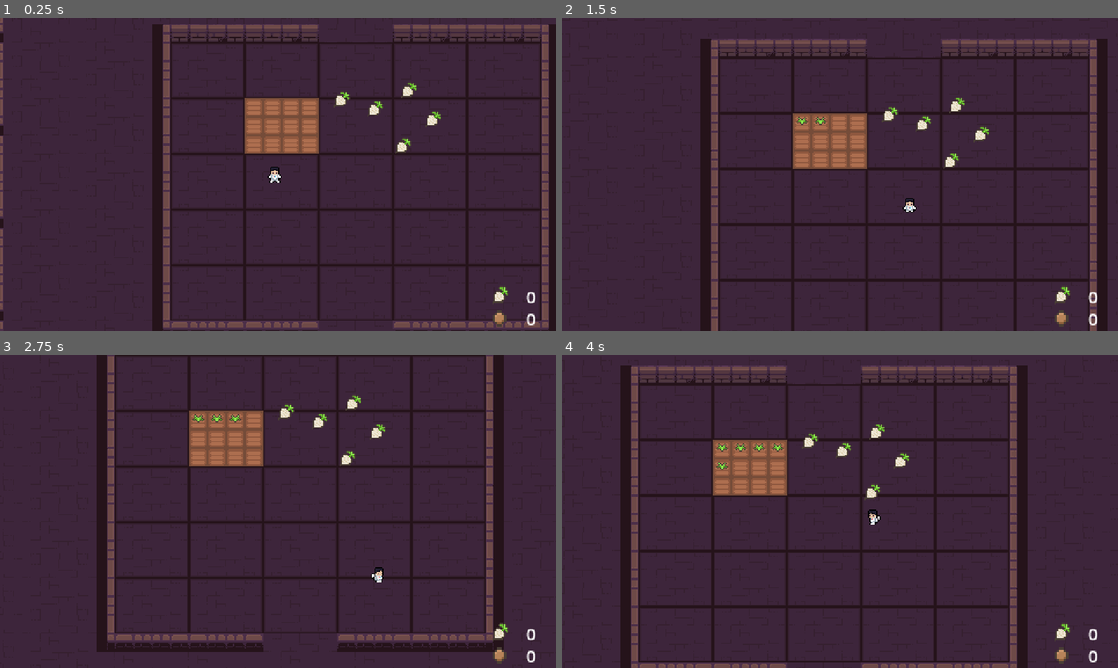
Above: before the commit, frames 1-4 (two rows, left to right).
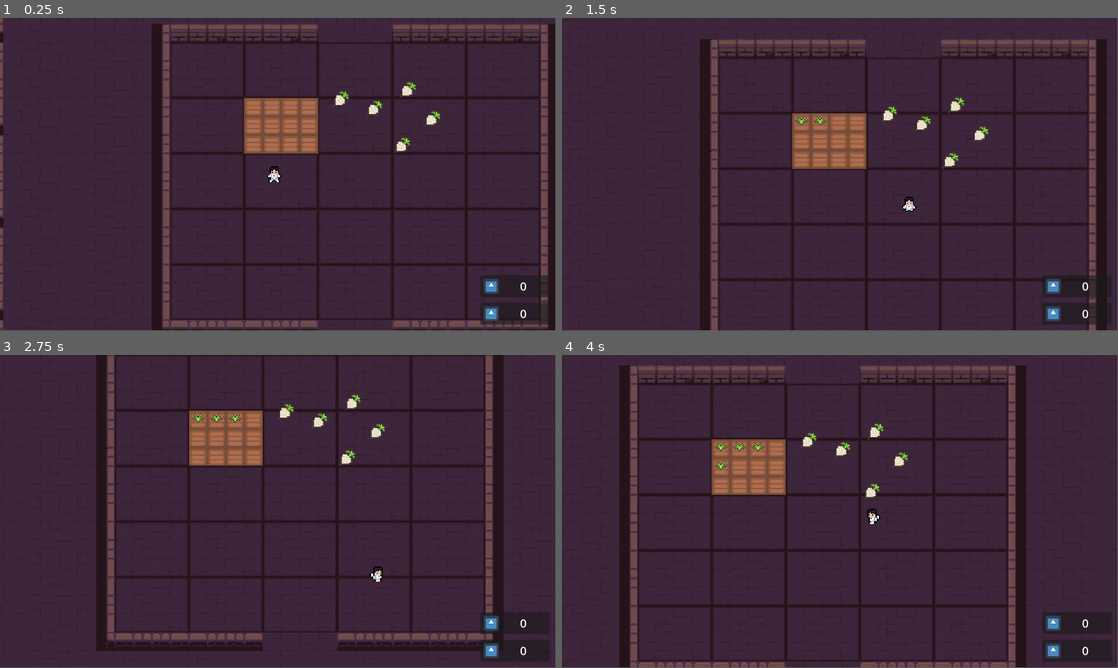
Above: after the commit, the same moments.

Repository: Saj-Hoque/MissionSpud
Game: Godot game, scene res://World/world.tscn
Same seed, same stepped clock (60 frames per second), same inputs: the game is played once before the commit and once after it. The engine's default icon, where the game draws it, is replaced by a stand-in: a white triangle on a blue panel in a dark square.
Inputs (mouse positions are in pixels of both pictures, inside the frame that each line leads up to):
- Up to frame 1 (0.25 s): no input
- Up to frame 2 (1.5 s): move the mouse to (812, 108) at 0.52 s; hold D (right) 0.53-1.28 s; click (812, 108) at 0.6 s; move the mouse to (828, 121) at 1.27 s; hold S (down) from 1.28 s (still down); click (828, 121) at 1.35 s
- Up to frame 3 (2.75 s): move the mouse to (261, 445) at 2.02 s; release S (down) at 2.03 s; hold D (right) from 2.03 s (still down); click (261, 445) at 2.1 s
- Up to frame 4 (4 s): move the mouse to (812, 420) at 2.77 s; release D (right) at 2.78 s; hold W (up) 2.78-3.53 s; click (812, 420) at 2.85 s; move the mouse to (728, 448) at 3.52 s; hold A (left) from 3.53 s (still down); click (728, 448) at 3.6 s
The window is 800x450 before the commit and 799x449 after it. Grey fills any space a smaller window leaves; there, only what the larger window draws over its background counts as a difference.

The runs differ from the first frame. In frame 1, 3.3% of the frame differs, in the area x 0-100%, y 0-100%; in frame 2, 2.3%; in frame 3, 2.6%; in frame 4, 4.8%, in the area x 10-99%, y 3-100%.

Commit message:
update resource ui hud to use containers

Diff:
--- a/Player/player.tscn
+++ b/Player/player.tscn
@@ -227,6 +227,7 @@
 shape = SubResource("RectangleShape2D_o5gh0")
 
 [node name="Camera2D" type="Camera2D" parent="."]
+zoom = Vector2(4, 4)
 process_callback = 0
 limit_left = -176
 limit_top = -80
--- /dev/null
+++ b/World/UI.gd
@@ -0,0 +1,9 @@
+extends CanvasLayer
+
+@onready var potatoCounter = $resourceMargin/resourceContainer/potatoPanel/potatoMargin/potato/potatoCounter
+@onready var scrapCounter = $resourceMargin/resourceContainer/scrapPanel/scrapMargin/scrap/scrapCounter
+
+# Called every frame. 'delta' is the elapsed time since the previous frame.
+func _process(delta):
+	potatoCounter.text = (str(Global.potatoCount))
+	scrapCounter.text = (str(Global.scrapCount))
--- a/World/world.gd
+++ b/World/world.gd
@@ -1,18 +1,13 @@
 extends Node2D
 
 @onready var scraps = get_node("/root/world/scraps")
-@onready var potatoCounter = $UI/potatoCounter
-@onready var scrapCounter = $UI/scrapCounter
-
 @onready var scrapArea = $scrapSpawnZone/area
 @onready var scrapAreaDims = scrapArea.shape.extents
 @onready var scrapAreaOrigin = scrapArea.global_position - scrapAreaDims
-
 var scrap_scene = preload("res://Resources/scrap.tscn")
 
 func _process(delta):
-	potatoCounter.text = (str(Global.potatoCount))
-	scrapCounter.text = (str(Global.scrapCount))
+	pass
 
 func update_potato_counter(value):
 		Global.potatoCount += value
--- a/World/world.tscn
+++ b/World/world.tscn
@@ -3,37 +3,17 @@
 [ext_resource type="Script" path="res://World/world.gd" id="1_2hjtr"]
 [ext_resource type="Texture2D" uid="uid://c6r5s3ier17mg" path="res://2D Pixel Dungeon Asset Pack/character and tileset/Dungeon_Tileset.png" id="1_nikri"]
 [ext_resource type="PackedScene" uid="uid://cwjgbr46fplpk" path="res://Player/player.tscn" id="2_3crqb"]
-[ext_resource type="Texture2D" uid="uid://de8l32i6b372a" path="res://Planting/farmingTilesheetComplete.png" id="4_6qidl"]
+[ext_resource type="Script" path="res://World/UI.gd" id="2_8kypo"]
+[ext_resource type="Texture2D" uid="uid://daypfjk1qk35d" path="res://icon.svg" id="2_ax6na"]
 [ext_resource type="PackedScene" uid="uid://c2w1y1o2ytso2" path="res://Planting/plot.tscn" id="4_x37oa"]
 [ext_resource type="PackedScene" uid="uid://cvw37g4bvtwas" path="res://Resources/potato.tscn" id="6_1nlxy"]
 [ext_resource type="PackedScene" uid="uid://dvxd414fn2c67" path="res://Resources/scrap.tscn" id="6_wvjoc"]
 
-[sub_resource type="AtlasTexture" id="AtlasTexture_ablod"]
-atlas = ExtResource("4_6qidl")
-region = Rect2(80, 48, 16, 16)
-
-[sub_resource type="AtlasTexture" id="AtlasTexture_klhby"]
-atlas = ExtResource("4_6qidl")
-region = Rect2(96, 32, 16, 16)
-
-[sub_resource type="SpriteFrames" id="SpriteFrames_w4xf3"]
-animations = [{
-"frames": [{
-"duration": 1.0,
-"texture": SubResource("AtlasTexture_ablod")
-}],
-"loop": true,
-"name": &"potato",
-"speed": 0.0
-}, {
-"frames": [{
-"duration": 1.0,
-"texture": SubResource("AtlasTexture_klhby")
-}],
-"loop": true,
-"name": &"scrap",
-"speed": 5.0
-}]
+[sub_resource type="SystemFont" id="SystemFont_oe71b"]
+font_names = PackedStringArray("Cooper")
+
+[sub_resource type="Theme" id="Theme_8aapv"]
+default_font = SubResource("SystemFont_oe71b")
 
 [sub_resource type="TileSetAtlasSource" id="TileSetAtlasSource_7dfma"]
 texture = ExtResource("1_nikri")
@@ -368,38 +348,82 @@
 script = ExtResource("1_2hjtr")
 
 [node name="UI" type="CanvasLayer" parent="."]
-
-[node name="potatoCounter" type="Label" parent="UI"]
-offset_left = 437.0
-offset_top = 229.0
-offset_right = 480.0
-offset_bottom = 251.0
-theme_override_font_sizes/font_size = 15
+script = ExtResource("2_8kypo")
+
+[node name="resourceMargin" type="MarginContainer" parent="UI"]
+anchors_preset = 3
+anchor_left = 1.0
+anchor_top = 1.0
+anchor_right = 1.0
+anchor_bottom = 1.0
+offset_left = -271.0
+offset_top = -194.0
+grow_horizontal = 0
+grow_vertical = 0
+theme = SubResource("Theme_8aapv")
+theme_override_constants/margin_left = 20
+theme_override_constants/margin_top = 20
+theme_override_constants/margin_right = 20
+theme_override_constants/margin_bottom = 20
+
+[node name="resourceContainer" type="GridContainer" parent="UI/resourceMargin"]
+layout_mode = 2
+theme_override_constants/v_separation = 20
+
+[node name="potatoPanel" type="PanelContainer" parent="UI/resourceMargin/resourceContainer"]
+layout_mode = 2
+
+[node name="potatoMargin" type="MarginContainer" parent="UI/resourceMargin/resourceContainer/potatoPanel"]
+layout_mode = 2
+theme_override_constants/margin_left = 10
+theme_override_constants/margin_top = 10
+theme_override_constants/margin_right = 10
+theme_override_constants/margin_bottom = 10
+
+[node name="potato" type="HBoxContainer" parent="UI/resourceMargin/resourceContainer/potatoPanel/potatoMargin"]
+layout_mode = 2
+alignment = 1
+
+[node name="potatoIcon" type="TextureRect" parent="UI/resourceMargin/resourceContainer/potatoPanel/potatoMargin/potato"]
+layout_mode = 2
+texture = ExtResource("2_ax6na")
+expand_mode = 3
+stretch_mode = 5
+
+[node name="potatoCounter" type="Label" parent="UI/resourceMargin/resourceContainer/potatoPanel/potatoMargin/potato"]
+custom_minimum_size = Vector2(160, 0)
+layout_mode = 2
+theme_override_font_sizes/font_size = 40
 text = "0"
 horizontal_alignment = 1
 vertical_alignment = 1
 
-[node name="potatoIcon" type="AnimatedSprite2D" parent="UI"]
-position = Vector2(432, 239)
-scale = Vector2(1.03467, 1.08545)
-sprite_frames = SubResource("SpriteFrames_w4xf3")
-animation = &"potato"
-
-[node name="scrapCounter" type="Label" parent="UI"]
-offset_left = 437.0
-offset_top = 248.0
-offset_right = 480.0
-offset_bottom = 270.0
-theme_override_font_sizes/font_size = 15
+[node name="scrapPanel" type="PanelContainer" parent="UI/resourceMargin/resourceContainer"]
+layout_mode = 2
+
+[node name="scrapMargin" type="MarginContainer" parent="UI/resourceMargin/resourceContainer/scrapPanel"]
+layout_mode = 2
+theme_override_constants/margin_left = 10
+theme_override_constants/margin_top = 10
+theme_override_constants/margin_right = 10
+theme_override_constants/margin_bottom = 10
+
+[node name="scrap" type="HBoxContainer" parent="UI/resourceMargin/resourceContainer/scrapPanel/scrapMargin"]
+layout_mode = 2
+
+[node name="scrapIcon" type="TextureRect" parent="UI/resourceMargin/resourceContainer/scrapPanel/scrapMargin/scrap"]
+layout_mode = 2
+texture = ExtResource("2_ax6na")
+expand_mode = 3
+stretch_mode = 5
+
+[node name="scrapCounter" type="Label" parent="UI/resourceMargin/resourceContainer/scrapPanel/scrapMargin/scrap"]
+custom_minimum_size = Vector2(160, 0)
+layout_mode = 2
+theme_override_font_sizes/font_size = 40
 text = "0"
 horizontal_alignment = 1
 vertical_alignment = 1
-
-[node name="scrapIcon" type="AnimatedSprite2D" parent="UI"]
-position = Vector2(431, 260)
-scale = Vector2(1.98779, 1.89795)
-sprite_frames = SubResource("SpriteFrames_w4xf3")
-animation = &"scrap"
 
 [node name="background" type="TileMap" parent="."]
 tile_set = SubResource("TileSet_gwf26")
--- a/project.godot
+++ b/project.godot
@@ -22,12 +22,9 @@
 
 [display]
 
-window/size/viewport_width=480
-window/size/viewport_height=270
-window/size/window_width_override=960
-window/size/window_height_override=540
-window/stretch/mode="canvas_items"
-window/stretch/scale_mode="integer"
+window/size/viewport_width=1920
+window/size/viewport_height=1080
+window/size/mode=3
 
 [input]
 
